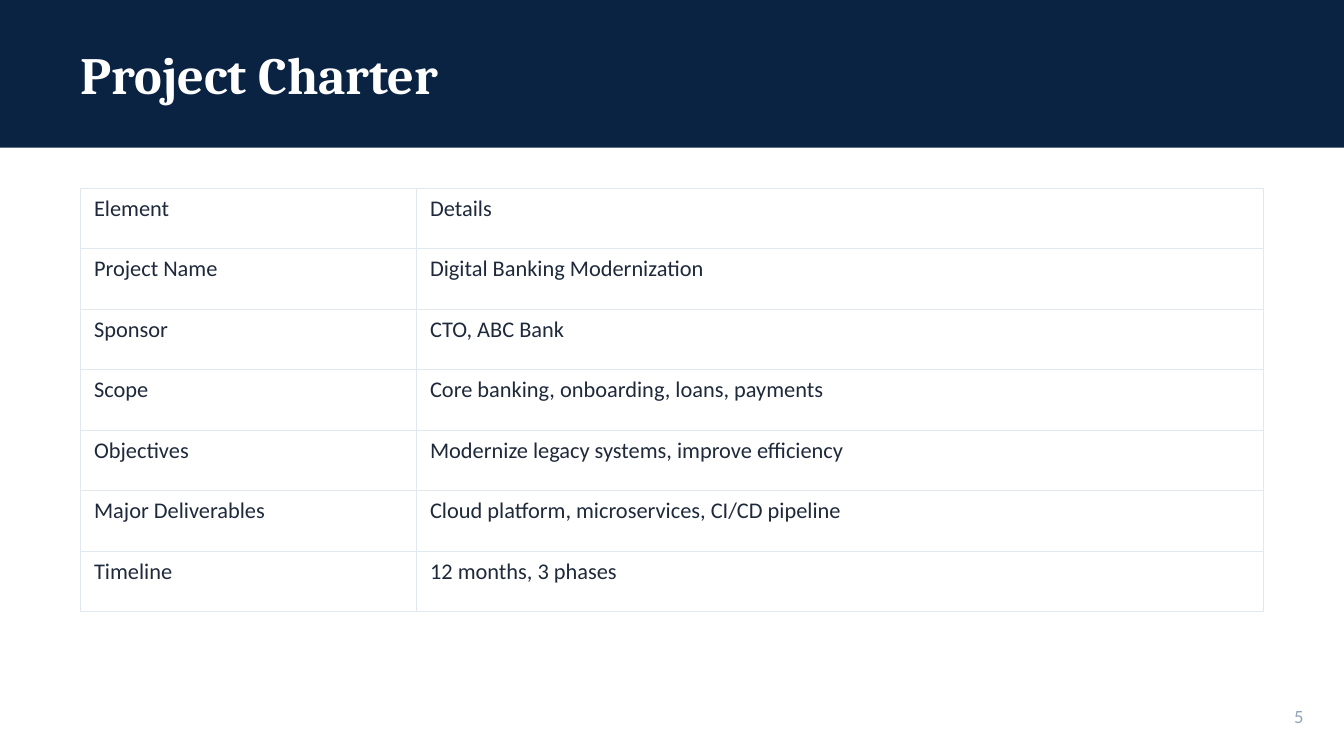
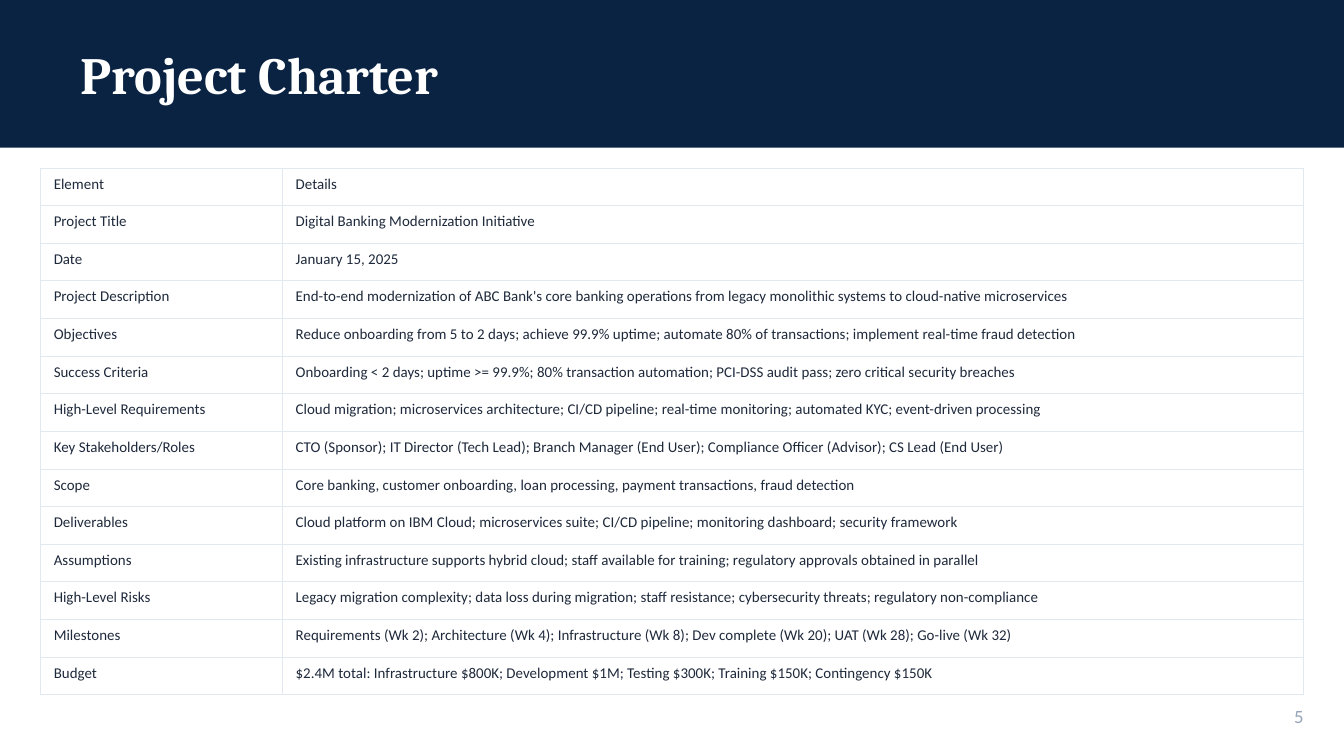
Before and after one commit to WitKoffie/Artist, a slide deck: slide 5 of FinalSubmission.pptx. Drawn at 1344x756 pixels with LibreOffice and Linux fonts; fonts in the diff are those of the drawing. Boxes give left, top, right and bottom in pixels: in the first picture for what was removed or moved away, otherwise in the second. Text is boxed around its words. In the diff, an @@ line names an element or a change of style, - is before the commit and + after.

```diff
--- a/FinalSubmission.pptx
+++ b/FinalSubmission.pptx
@@ table at <box>40,168,1304,685</box> @@
-row 2: Project Name | Digital Banking Modernization
-row 3: Sponsor | CTO, ABC Bank
-row 4: Scope | Core banking, onboarding, loans, payments
-row 5: Objectives | Modernize legacy systems, improve efficiency
-row 6: Major Deliverables | Cloud platform, microservices, CI/CD pipeline
-row 7: Timeline | 12 months, 3 phases
+row 2: Project Title | Digital Banking Modernization Initiative
+row 3: Date | January 15, 2025
+row 4: Project Description | End-to-end modernization of ABC Bank's core banking operations from legacy monolithic systems to cloud-native microservices
+row 5: Objectives | Reduce onboarding from 5 to 2 days; achieve 99.9% uptime; automate 80% of transactions; implement real-time fraud detection
+row 6: Success Criteria | Onboarding < 2 days; uptime >= 99.9%; 80% transaction automation; PCI-DSS audit pass; zero critical security breaches
+row 7: High-Level Requirements | Cloud migration; microservices architecture; CI/CD pipeline; real-time monitoring; automated KYC; event-driven processing
+row 8: Key Stakeholders/Roles | CTO (Sponsor); IT Director (Tech Lead); Branch Manager (End User); Compliance Officer (Advisor); CS Lead (End User)
+row 9: Scope | Core banking, customer onboarding, loan processing, payment transactions, fraud detection
+row 10: Deliverables | Cloud platform on IBM Cloud; microservices suite; CI/CD pipeline; monitoring dashboard; security framework
+row 11: Assumptions | Existing infrastructure supports hybrid cloud; staff available for training; regulatory approvals obtained in parallel
+row 12: High-Level Risks | Legacy migration complexity; data loss during migration; staff resistance; cybersecurity threats; regulatory non-compliance
+row 13: Milestones | Requirements (Wk 2); Architecture (Wk 4); Infrastructure (Wk 8); Dev complete (Wk 20); UAT (Wk 28); Go-live (Wk 32)
+row 14: Budget | $2.4M total: Infrastructure $800K; Development $1M; Testing $300K; Training $150K; Contingency $150K
@@ table: place and size @@
-table at <box>81,188,1263,587</box>
+table at <box>40,168,1304,685</box>
```
Also in this commit, not shown: 17 other slides changed, 5 slides added, 2 slides removed, 2 other files.
